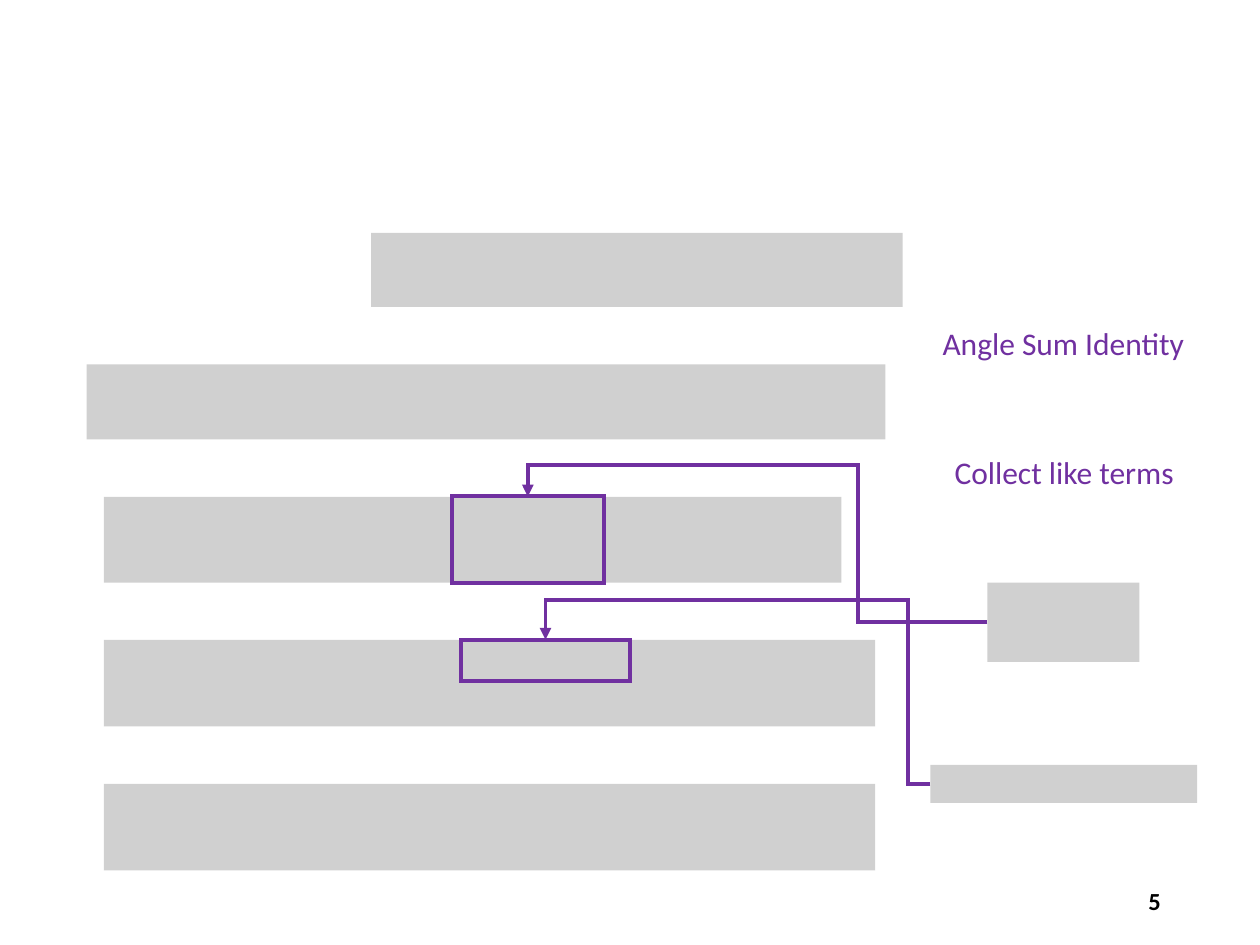
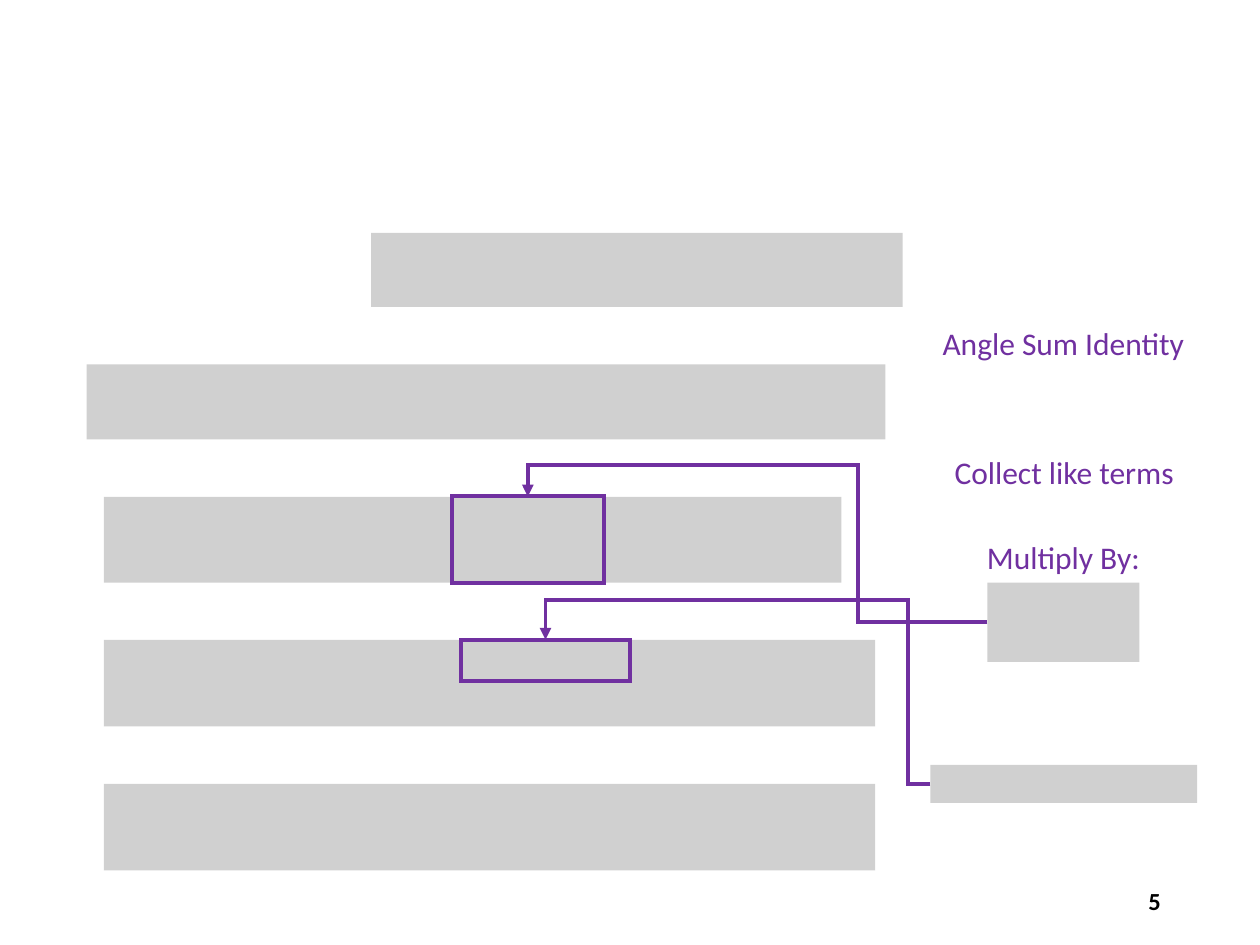
Before and after one commit to noahchampagne/QIS101, a slide deck: slide 5 of slides/Session 10 - Numerical Analysis/Session 10 - Numerical Analysis.pptx. Drawn at 1260x945 pixels with LibreOffice and Linux fonts; fonts in the diff are those of the drawing; grey boxes stand for pictures. Boxes give left, top, right and bottom in pixels: in the first picture for what was removed or moved away, otherwise in the second. Text is boxed around its words. In the diff, an @@ line names an element or a change of style, - is before the commit and + after.

```diff
--- a/slides/Session 10 - Numerical Analysis/Session 10 - Numerical Analysis.pptx
+++ b/slides/Session 10 - Numerical Analysis/Session 10 - Numerical Analysis.pptx
@@ text added at (x1=987, y1=547, x2=1140, y2=574), 18 pt, text #7030A0 @@
+Multiply By:
```
Also in this commit, not shown: 2 other slides changed.
